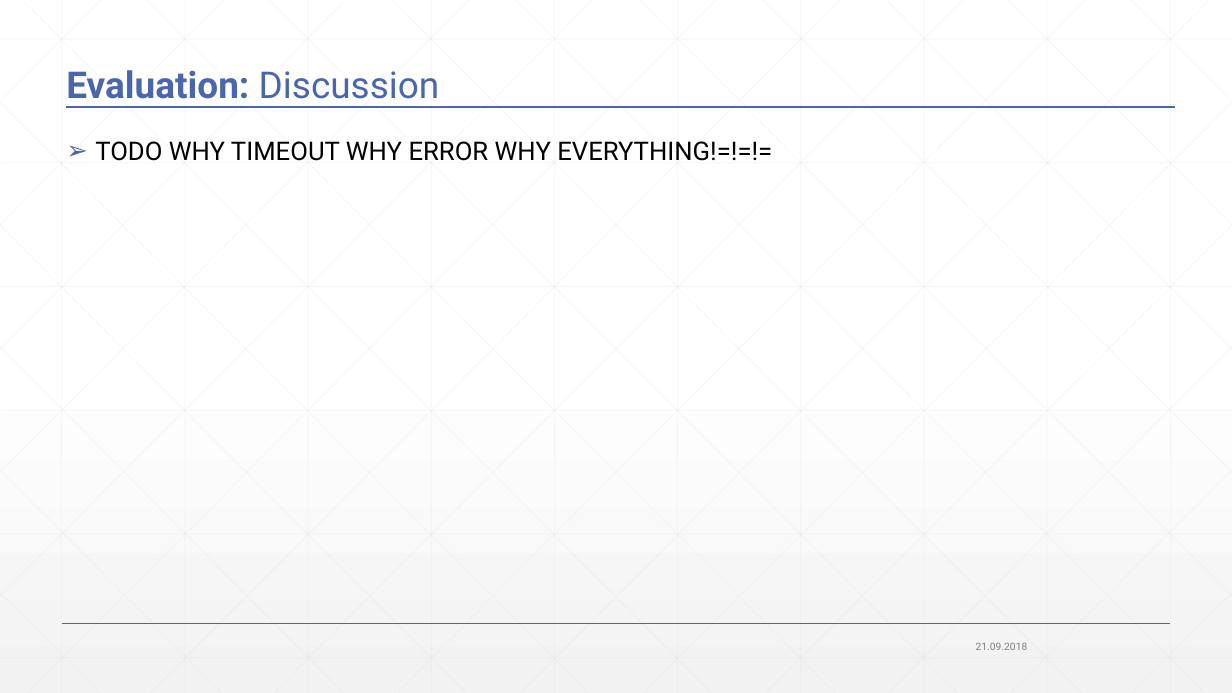
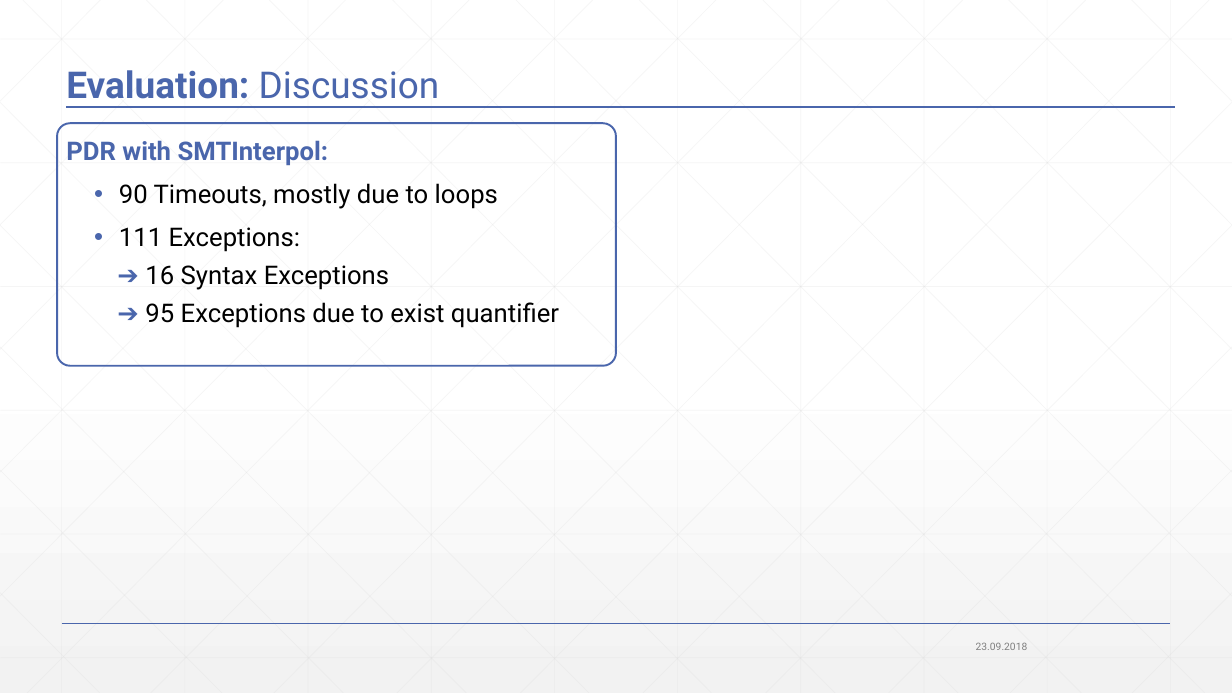
Before and after one commit to JonasWerner/BachelorThesis, a slide deck: slide 78 of Presentation/pdr_presentation_v2.pptx. Drawn at 1232x693 pixels with LibreOffice and Linux fonts; fonts in the diff are those of the drawing. Boxes give left, top, right and bottom in pixels: in the first picture for what was removed or moved away, otherwise in the second. Text is boxed around its words. In the diff, an @@ line names an element or a change of style, - is before the commit and + after.

Commit message:
Added Evaluation Discussion

```diff
--- a/Presentation/pdr_presentation_v2.pptx
+++ b/Presentation/pdr_presentation_v2.pptx
@@ rounded rectangle added at box(57, 123, 616, 365), outline #4A66AC 1.5 pt @@
@@ text at box(66, 140, 559, 328): text changed @@
-➢ TODO WHY TIMEOUT WHY ERROR WHY EVERYTHING!=!=!=
+PDR with SMTInterpol:
+  • 90 Timeouts, mostly due to loops
+  • 111 Exceptions:
+    ➔ 16 Syntax Exceptions
+    ➔ 95 Exceptions due to exist quantifier
@@ text at box(976, 643, 1028, 650): text changed @@
-21.09.2018
+23.09.2018
```
Also in this commit, not shown: 80 other slides changed, 2 slides added, 1 other file.
